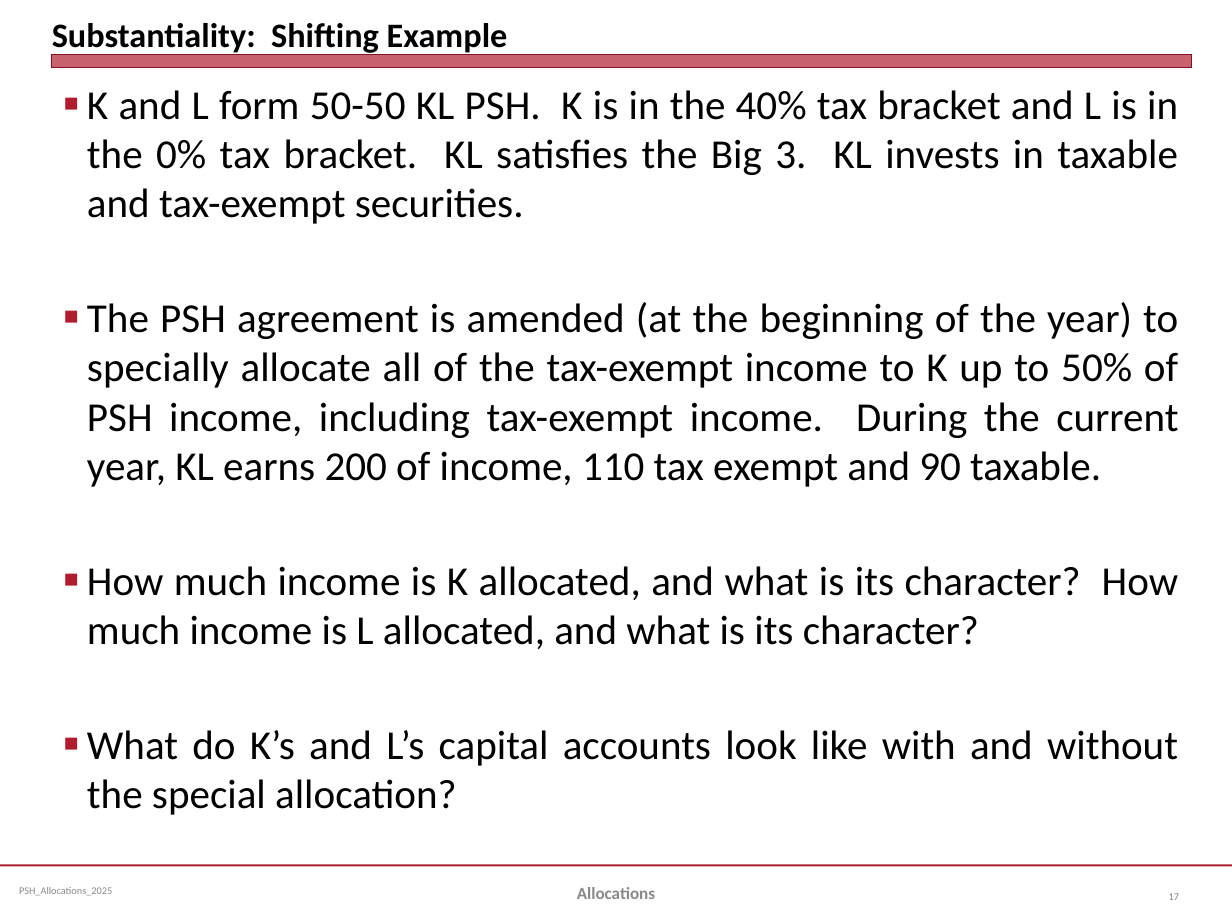
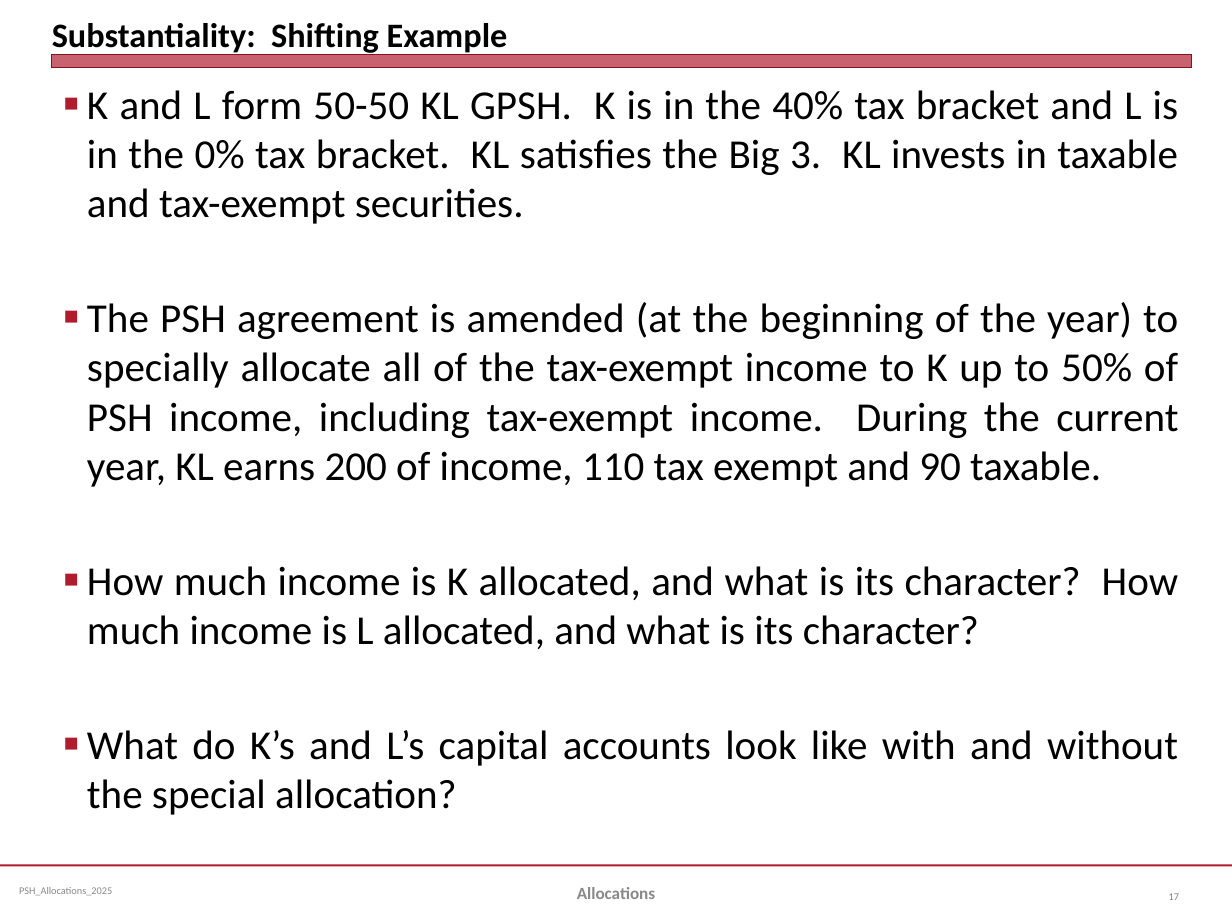
Before and after one commit to jmc877/Partnership-Tax, a slide deck: slide 17 of slides/PSH_Allocations_2025.pptx. Drawn at 1232x924 pixels with LibreOffice and Linux fonts; fonts in the diff are those of the drawing. Boxes give left, top, right and bottom in pixels: in the first picture for what was removed or moved away, otherwise in the second. Text is boxed around its words. In the diff, an @@ line names an element or a change of style, - is before the commit and + after.

```diff
--- a/slides/PSH_Allocations_2025.pptx
+++ b/slides/PSH_Allocations_2025.pptx
@@ text at [87,90,1178,224]: text changed @@
-■ K and L form 50-50 KL PSH. K is in the 40% tax bracket and L is in the 0% tax bracket. KL satisfies the Big 3. KL invests in taxable and tax-exempt securities.
+■ K and L form 50-50 KL GPSH. K is in the 40% tax bracket and L is in the 0% tax bracket. KL satisfies the Big 3. KL invests in taxable and tax-exempt securities.
```
Also in this commit, not shown: 8 other slides changed.
